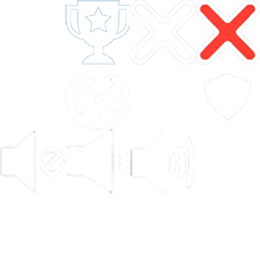
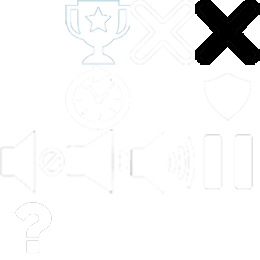
Layer changes from the first 260×260 image to the second:
painted on "Слой 4" over [left=195, top=0, right=260, bottom=65]
added layer "Слой 19" above "Слой 18" over [left=14, top=202, right=52, bottom=253]
added layer "Слой 18" above "Слой 14" over [left=203, top=134, right=253, bottom=190]
